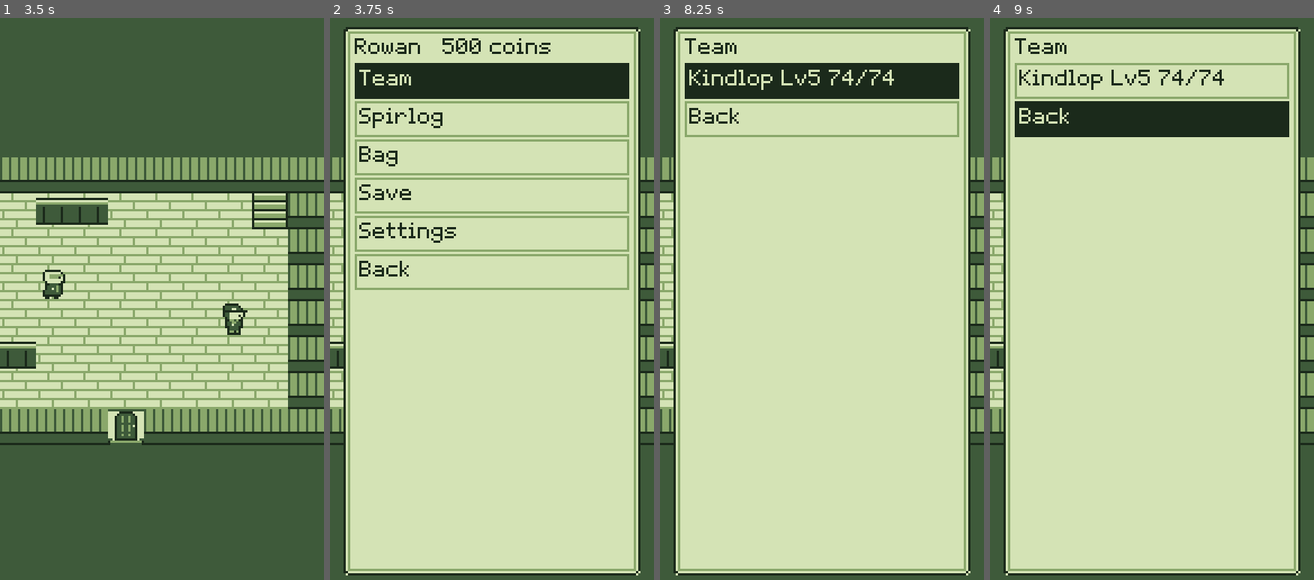
Above: before the commit, frames 1-4 (left to right).
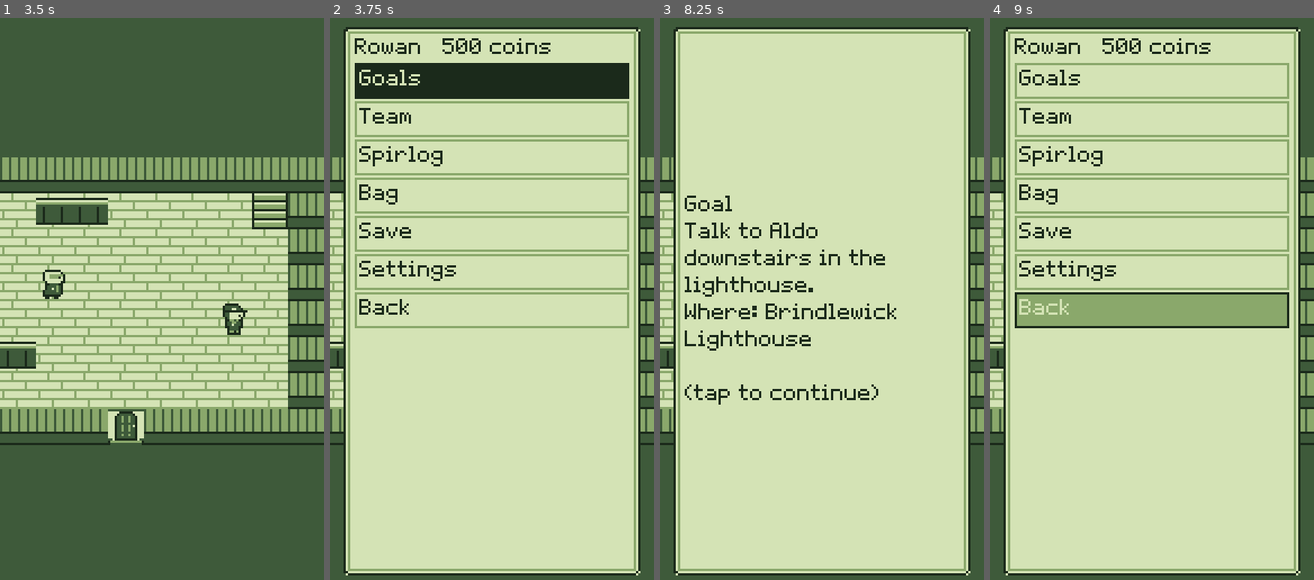
Above: after the commit, the same moments.

Repository: Erste-Hilfe-Hero/Remakeee
Game: Godot game, scene res://scenes/overworld/Overworld.tscn
Two runs of this game, one before a commit and one after it. Both use one fixed random seed, a clock stepped at 60 frames per second and the inputs below. This scene is started directly instead of the project's main scene.
Inputs (mouse positions are in pixels of both pictures, inside the frame that each line leads up to):
- Up to frame 1 (3.5 s): tap Enter (ui_accept) at 0.5, 0.77 s; move the mouse to (233, 270) at 0.52 s; hold Right (ui_right) 0.53-1.25 s; hold Shift 0.53-1.25 s; click (233, 270) at 0.67 s; drag from (97, 332) to (145, 417) at 1.27 s; move the mouse to (194, 175) at 2.02 s; hold Right (ui_right) 2.03-2.75 s; tap Ctrl at 2.1 s; click (194, 175) at 2.17 s; drag from (145, 417) to (64, 214) at 2.77 s
- Up to frame 2 (3.75 s): tap Enter (ui_accept) at 3.5 s; move the mouse to (589, 388) at 3.52 s; hold Left (ui_left) from 3.53 s (still down); tap M at 3.6 s; click (589, 388) at 3.67 s
- Up to frame 3 (8.25 s): tap Enter (ui_accept) at 3.77, 6.5 s; tap Escape (menu) at 4.15 s; release Left (ui_left) at 4.25 s; click "Team" at 4.25 s; click "Kindlop Lv5 74/74" at 5 s; click "Summary" at 5.75 s; drag from (724, 214) to (773, 158) at 6.52 s; click "Back" at 7.25 s; click (822, 79) at 8 s, where only the run after the commit has a clickable "Goals"
- Up to frame 4 (9 s): tap Enter (ui_accept) at 8.75 s; move the mouse to (1168, 299) at 8.77 s; hold Down (ui_down) from 8.78 s (still down); tap Alt at 8.85 s; click (1168, 299) at 8.92 s

Frame 1 is identical in both runs. In frame 2, 2.1% of the frame differs, in the area x 7-93%, y 9-56%; in frame 3, 8.8%; in frame 4, 15%, in the area x 7-93%, y 3-56%.

Commit message:
goals and element symbols: questlog, New goal prompts, shape icons per element
- data/quests.json + QuestLog: the current story goal and side goals, worked
  out from world flags only (no new save data). Old saves land on the right
  goal because a later finished goal also finishes the earlier ones.
- Pause menu gains Goals; dialogue and Tamer wins announce "New goal: ...".
- Kestra (Map House) sets met_kestra, Kestra at the dock sets kestra_dock_talk.
- ElementIcons: original 7x7 symbols for the 8 elements, shown next to names
  in the battle strips and in the corner of every move button (outlined so
  they read on focused buttons too). Elements no longer depend on colour.

Co-Authored-By: Claude Opus 5.5 <noreply@anthropic.com>
Claude-Session: https://claude.ai/code/session_01QqDVFmuS2A8sEjh6cV2uYK

Diff:
--- a/data/dialogue/brindlewick.json
+++ b/data/dialogue/brindlewick.json
@@ -21,6 +21,7 @@
    "Kestra: Two Rifts mended. The valley is calmer... and smaller.",
    "Kestra: There's a third one, up north past the crest. Bigger than both.",
    "Kestra: I still think something lives on the other side. When the ferry runs again, we find out together."
-  ]
+  ],
+  "flag": "kestra_dock_talk"
  }
 }
--- a/data/dialogue/map_house.json
+++ b/data/dialogue/map_house.json
@@ -11,7 +11,8 @@
    "lines": [
     "Kestra: Still mending Rifts? Fine. Just look closely at what comes through before you do."
    ]
-  }
+  },
+  "flag": "met_kestra"
  },
  "maps": [
   "Old maps of Veydal, crossed out and redrawn in three colours of ink."
--- /dev/null
+++ b/data/quests.json
@@ -0,0 +1,14 @@
+{
+  "_comment": "Main story goals in order. A goal is done when all its 'done' flags are set (or any later goal is done). 'where' names the place to go. Side goals show in the Goals list while their 'show' flag is set and their 'done' flag is not.",
+  "main": [
+    {"id": "wake", "text": "Talk to Aldo downstairs in the lighthouse.", "where": "Brindlewick Lighthouse", "done": ["aldo_gift"]},
+    {"id": "maps", "text": "Visit Kestra at the Map House in Brindlewick.", "where": "Brindlewick", "done": ["met_kestra"]},
+    {"id": "rifts", "text": "Mend both Rifts: the Cinder Rift past Thornridge and the Tidewater Rift under the Saltmarsh.", "where": "Thornridge / Saltmarsh", "done": ["rift_cinder_sealed", "rift_tide_sealed"]},
+    {"id": "dock", "text": "Kestra is waiting at the Brindlewick dock.", "where": "Brindlewick", "done": ["kestra_dock_talk"]},
+    {"id": "act1_end", "text": "The ferry to Corvane is closed for now. Train your team and fill your Spirlog.", "where": "", "done": []}
+  ],
+  "side": [
+    {"id": "spar", "text": "Kestra wants to test you on the Crowcrest path.", "show": "met_kestra", "done": "kestra_spar"},
+    {"id": "fern", "text": "Someone in Fernstair has something for you.", "show": "met_kestra", "done": "fern_gift"}
+  ]
+}
--- a/scripts/battle/presenter/CommandMenu.gd
+++ b/scripts/battle/presenter/CommandMenu.gd
@@ -12,6 +12,8 @@
 var _content: VBoxContainer
 
 var _move_buttons: Array[Button] = []
+## Element symbol in each move button's bottom-left corner (keeps the full width for the name).
+var _move_icons: Array[TextureRect] = []
 var _swap: Button
 var _item: Button
 var _bond: Button
@@ -38,6 +40,11 @@
 		b.pressed.connect(func() -> void: chosen.emit(BattleAction.Kind.MOVE, idx))
 		grid.add_child(b)
 		_move_buttons.append(b)
+		var icon := TextureRect.new()
+		icon.mouse_filter = Control.MOUSE_FILTER_IGNORE
+		icon.position = Vector2(2, MOVE_BUTTON_HEIGHT - ElementIcons.SIZE - 4)
+		b.add_child(icon)
+		_move_icons.append(icon)
 	var row := HBoxContainer.new()
 	row.add_theme_constant_override("separation", 2)
 	v.add_child(row)
@@ -84,10 +91,12 @@
 			var mv: MoveData = me.moves[i]
 			var mult: float = GameState.known_multiplier(mv.element, foe) if foe != null else -1.0
 			b.text = "%s\n%s" % [mv.move_name, move_line(mv, me.energy, mult)]
+			_move_icons[i].texture = ElementIcons.outlined(mv.element)
 			b.tooltip_text = "%s %s, power %d" % [Elements.element_name(mv.element), MoveData.Kind.keys()[mv.kind].capitalize(), mv.power]
 			b.disabled = not me.can_afford(mv)
 		else:
 			b.text = "-"
+			_move_icons[i].texture = null
 			b.disabled = true
 	var kinds: Array[int] = []
 	for a: BattleAction in model.legal_actions(BattleModel.Side.PLAYER):
@@ -99,6 +108,7 @@
 	# "Rest" stands in for the moves when none is affordable.
 	if not BattleAction.Kind.MOVE in kinds:
 		_move_buttons[0].text = "Rest (+%d)" % BattleModel.REST_ENERGY
+		_move_icons[0].texture = null
 		_move_buttons[0].disabled = false
 	for b: Button in _move_buttons + [_swap, _item, _bond, _run]:
 		if not b.disabled:
--- a/scripts/battle/presenter/InfoStrip.gd
+++ b/scripts/battle/presenter/InfoStrip.gd
@@ -22,12 +22,15 @@
 var max_hp: int = 1
 var energy: int = 0
 var spirling_name: String = ""
+## Element symbols drawn after the name (shape, not colour, tells them apart).
+var elements: Array[int] = []
 var level: int = 1
 var status: String = ""
 var speed_scale: float = 1.0
 
 func set_spirling(s: Spirling) -> void:
 	spirling_name = s.display_name()
+	elements = s.elements()
 	level = s.level
 	max_hp = s.max_hp()
 	display_hp = s.hp
@@ -66,6 +69,8 @@
 	var y_text: float = float(fs)
 	_draw_plate()
 	draw_string(font, Vector2(0, y_text), spirling_name, HORIZONTAL_ALIGNMENT_LEFT, w * 0.6, fs, UITheme.INK)
+	var name_w: float = minf(font.get_string_size(spirling_name, HORIZONTAL_ALIGNMENT_LEFT, -1, fs).x, w * 0.6)
+	ElementIcons.draw_row(self, elements, Vector2(name_w + 2.0, y_text - ElementIcons.SIZE), UITheme.INK)
 	var right: String = "Lv%d" % level
 	if not status.is_empty():
 		right = StatusRules.label(status).substr(0, 3).to_upper() + " " + right
--- /dev/null
+++ b/scripts/core/QuestLog.gd
@@ -0,0 +1,83 @@
+class_name QuestLog
+extends RefCounted
+## Story goals from data/quests.json, worked out from world flags (nothing extra is saved).
+## A main goal counts as done when all its "done" flags are set or any later goal is done,
+## so older saves that skipped a newer flag still land on the right goal.
+
+const PATH: String = "res://data/quests.json"
+
+static var _data: Dictionary = {}
+
+static func data() -> Dictionary:
+	if _data.is_empty():
+		var raw: Variant = JSON.parse_string(FileAccess.get_file_as_string(PATH)) if FileAccess.file_exists(PATH) else null
+		_data = raw if raw is Dictionary else {"main": [], "side": []}
+	return _data
+
+static func main_goals() -> Array:
+	return data().get("main", [])
+
+static func _own_done(goal: Dictionary, flags: Dictionary) -> bool:
+	var need: Array = goal.get("done", [])
+	if need.is_empty():
+		return false
+	for f: Variant in need:
+		if not bool(flags.get(str(f), false)):
+			return false
+	return true
+
+## Index of the current main goal (the last one once everything is done).
+static func current_index(flags: Dictionary) -> int:
+	var goals: Array = main_goals()
+	for i: int in range(goals.size() - 1, -1, -1):
+		if _own_done(goals[i], flags):
+			return mini(i + 1, goals.size() - 1)
+	return 0
+
+static func current(flags: Dictionary) -> Dictionary:
+	var goals: Array = main_goals()
+	return goals[current_index(flags)] if not goals.is_empty() else {}
+
+## The goal text with progress, e.g. "... (1/2)" for goals with several flags.
+static func goal_text(goal: Dictionary, flags: Dictionary) -> String:
+	var text: String = str(goal.get("text", ""))
+	var need: Array = goal.get("done", [])
+	if need.size() > 1:
+		var have: int = 0
+		for f: Variant in need:
+			have += 1 if bool(flags.get(str(f), false)) else 0
+		text += " (%d/%d)" % [have, need.size()]
+	return text
+
+static func open_side_goals(flags: Dictionary) -> Array[Dictionary]:
+	var out: Array[Dictionary] = []
+	for g: Variant in data().get("side", []):
+		var d: Dictionary = g
+		if bool(flags.get(str(d.get("show", "")), false)) and not bool(flags.get(str(d.get("done", "")), false)):
+			out.append(d)
+	return out
+
+## Every flag the quest file depends on (the data test checks each one can be set in game).
+static func all_flags() -> Array[String]:
+	var out: Array[String] = []
+	for g: Variant in main_goals():
+		for f: Variant in (g as Dictionary).get("done", []):
+			out.append(str(f))
+	for g: Variant in data().get("side", []):
+		out.append(str((g as Dictionary).get("show", "")))
+		out.append(str((g as Dictionary).get("done", "")))
+	return out
+
+## Text for the Goals screen.
+static func summary(flags: Dictionary) -> String:
+	var g: Dictionary = current(flags)
+	var lines: PackedStringArray = ["Goal", goal_text(g, flags)]
+	if not str(g.get("where", "")).is_empty():
+		lines.append("Where: %s" % g.where)
+	var side: Array[Dictionary] = open_side_goals(flags)
+	if not side.is_empty():
+		lines.append("")
+		lines.append("Also")
+		for s: Dictionary in side:
+			lines.append("- " + str(s.get("text", "")))
+	return "\n".join(lines)
--- a/scripts/overworld/Overworld.gd
+++ b/scripts/overworld/Overworld.gd
@@ -214,6 +214,7 @@
 
 ## Shows a dialogue entry, then runs its action and flag. Freezes the player meanwhile.
 func run_dialogue(ref: String, speaker: NPC = null) -> void:
+	var goal_before: int = QuestLog.current_index(GameState.flags)
 	busy = true
 	player.frozen = true
 	VirtualPad.set_wanted(false)
@@ -227,9 +228,16 @@
 		await _run_action(str(entry.action), speaker)
 	if entry.has("flag"):
 		GameState.set_flag(str(entry.flag))
+	await announce_goal_if_changed(goal_before)
 	VirtualPad.set_wanted(true)
 	player.frozen = false
 	busy = false
+
+## Shows "New goal: ..." when the story goal moved on since [param before].
+func announce_goal_if_changed(before: int) -> void:
+	if QuestLog.current_index(GameState.flags) == before:
+		return
+	await say(["New goal: " + QuestLog.goal_text(QuestLog.current(GameState.flags), GameState.flags)] as Array[String])
 
 func say(lines: Array[String]) -> void:
 	_text.visible = true
@@ -382,6 +390,7 @@
 
 ## Win aftermath: beaten flag, defeat lines, Rift seal for Wardens, win flags, autosave.
 func after_tamer_win(n: NPC) -> void:
+	var goal_before: int = QuestLog.current_index(GameState.flags)
 	var def: Dictionary = n.definition
 	busy = true
 	player.frozen = true
@@ -401,6 +410,7 @@
 	if bool(def.get("leaves", false)):
 		_npcs.erase(n)
 		n.queue_free()
+	await announce_goal_if_changed(goal_before)
 	SaveManager.save_game()
 	VirtualPad.set_wanted(true)
 	player.frozen = false
--- /dev/null
+++ b/scripts/ui/ElementIcons.gd
@@ -0,0 +1,57 @@
+class_name ElementIcons
+extends RefCounted
+## Original 7x7 pixel symbols for the 8 elements, so an element never depends on colour alone
+## (Era I shows only four greens, and some players can't tell colours apart).
+
+const SIZE: int = 7
+const GLYPHS: Dictionary[int, Array] = {
+	Elements.E.EMBER: ["...#...", "..##...", "..###..", ".##.##.", ".#...#.", ".##.##.", "..###.."],  # flame
+	Elements.E.TIDE:  [".......", ".##....", "#..#..#", "....##.", ".##....", "#..#..#", "....##."],  # two waves
+	Elements.E.BLOOM: ["....###", "..##..#", ".#...#.", ".#..#..", ".#.#...", "..#....", ".#....."],  # leaf
+	Elements.E.VOLT:  ["...##..", "..##...", ".##....", ".####..", "...##..", "..##...", ".#....."],  # bolt
+	Elements.E.STONE: [".......", "..###..", ".#...#.", "#..#..#", "#.#...#", ".#...#.", "..###.."],  # pebble
+	Elements.E.GALE:  [".......", "#####..", ".....#.", "####.#.", "....#..", "######.", "......#"],  # gusts
+	Elements.E.LUMEN: ["...#...", ".#.#.#.", "..###..", "###.###", "..###..", ".#.#.#.", "...#..."],  # star
+	Elements.E.UMBRA: ["..###..", ".##....", "##.....", "##.....", "##.....", ".##....", "..###.."],  # crescent
+}
+
+static var _cache: Dictionary[String, ImageTexture] = {}
+
+static func texture(element: int, color: Color = UITheme.INK) -> ImageTexture:
+	var key: String = "%d:%s" % [element, color.to_html()]
+	if not _cache.has(key):
+		var img := Image.create(SIZE, SIZE, false, Image.FORMAT_RGBA8)
+		_paint(img, element, color, Vector2i.ZERO)
+		_cache[key] = ImageTexture.create_from_image(img)
+	return _cache[key]
+
+## 9x9 version with a 1 px paper outline, readable on light and dark (focused) buttons.
+static func outlined(element: int, color: Color = UITheme.INK, outline: Color = UITheme.BG) -> ImageTexture:
+	var key: String = "o%d:%s:%s" % [element, color.to_html(), outline.to_html()]
+	if not _cache.has(key):
+		var img := Image.create(SIZE + 2, SIZE + 2, false, Image.FORMAT_RGBA8)
+		var rows: Array = GLYPHS.get(element, [])
+		for y: int in rows.size():
+			for x: int in mini(String(rows[y]).length(), SIZE):
+				if String(rows[y])[x] == "#":
+					for d: Vector2i in [Vector2i(0, 0), Vector2i(1, 0), Vector2i(2, 0), Vector2i(0, 1), Vector2i(2, 1), Vector2i(0, 2), Vector2i(1, 2), Vector2i(2, 2)]:
+						img.set_pixelv(Vector2i(x, y) + d, outline)
+		_paint(img, element, color, Vector2i.ONE)
+		_cache[key] = ImageTexture.create_from_image(img)
+	return _cache[key]
+
+static func _paint(img: Image, element: int, color: Color, offset: Vector2i) -> void:
+	var rows: Array = GLYPHS.get(element, [])
+	for y: int in rows.size():
+		var row: String = rows[y]
+		for x: int in mini(row.length(), SIZE):
+			if row[x] == "#":
+				img.set_pixel(x + offset.x, y + offset.y, color)
+
+## Draws the icons for [param elements] left to right on [param canvas]; returns the width used.
+static func draw_row(canvas: CanvasItem, elements: Array[int], at: Vector2, color: Color = UITheme.INK) -> float:
+	var x: float = at.x
+	for e: int in elements:
+		canvas.draw_texture(texture(e, color), Vector2(x, at.y))
+		x += SIZE + 1
+	return x - at.x
--- a/scripts/ui/PauseMenu.gd
+++ b/scripts/ui/PauseMenu.gd
@@ -1,6 +1,6 @@
 class_name PauseMenu
 extends MenuHost
-## In-game menu: Team, Spirlog, Bag, Save, Settings, and Storage once the box is unlocked.
+## In-game menu: Goals, Team, Spirlog, Bag, Save, Settings, and Storage once the box is unlocked.
 
 const STORAGE_FLAG: String = "pc_unlocked"
 
@@ -9,13 +9,14 @@
 
 func run() -> void:
 	while true:
-		var labels: Array[String] = ["Team", "Spirlog", "Bag", "Save", "Settings"]
+		var labels: Array[String] = ["Goals", "Team", "Spirlog", "Bag", "Save", "Settings"]
 		if GameState.has_flag(STORAGE_FLAG):
-			labels.insert(3, "Storage")
+			labels.insert(4, "Storage")
 		var idx: int = await pick_strings("%s   %d coins" % [GameState.tamer_name, GameState.money], labels)
 		if idx < 0:
 			return
 		match labels[idx]:
+			"Goals": await info(QuestLog.summary(GameState.flags))
 			"Team": await run_team()
 			"Spirlog": await run_spirlog()
 			"Bag": await run_bag()
--- /dev/null
+++ b/tests/unit/test_quests.gd
@@ -0,0 +1,50 @@
+extends GutTest
+## Questlog: goal order, old-save tolerance, and every quest flag can really be set in game.
+
+func test_goals_advance_in_order() -> void:
+	var flags: Dictionary = {}
+	assert_eq(QuestLog.current(flags).id, "wake")
+	flags["aldo_gift"] = true
+	assert_eq(QuestLog.current(flags).id, "maps")
+	flags["met_kestra"] = true
+	assert_eq(QuestLog.current(flags).id, "rifts")
+	flags["rift_tide_sealed"] = true
+	assert_eq(QuestLog.current(flags).id, "rifts")
+	assert_string_contains(QuestLog.goal_text(QuestLog.current(flags), flags), "(1/2)")
+	flags["rift_cinder_sealed"] = true
+	assert_eq(QuestLog.current(flags).id, "dock")
+	flags["kestra_dock_talk"] = true
+	assert_eq(QuestLog.current(flags).id, "act1_end")
+
+func test_old_save_without_new_flag_lands_on_later_goal() -> void:
+	# Saves from before "met_kestra" existed: both Rifts mended, never set met_kestra.
+	var flags: Dictionary = {"aldo_gift": true, "rift_tide_sealed": true, "rift_cinder_sealed": true}
+	assert_eq(QuestLog.current(flags).id, "dock")
+
+func test_side_goals_show_and_hide() -> void:
+	var flags: Dictionary = {"met_kestra": true}
+	var ids: Array = QuestLog.open_side_goals(flags).map(func(g: Dictionary) -> String: return g.id)
+	assert_true("spar" in ids)
+	flags["kestra_spar"] = true
+	ids = QuestLog.open_side_goals(flags).map(func(g: Dictionary) -> String: return g.id)
+	assert_false("spar" in ids)
+	assert_string_contains(QuestLog.summary(flags), "Goal")
+
+func test_every_quest_flag_is_set_somewhere() -> void:
+	var settable: Dictionary = {}
+	for f: String in DirAccess.get_files_at("res://data/dialogue"):
+		var d: Variant = JSON.parse_string(FileAccess.get_file_as_string("res://data/dialogue/" + f))
+		for k: Variant in d:
+			if d[k] is Dictionary and d[k].has("flag"):
+				settable[str(d[k].flag)] = true
+	for f: String in DirAccess.get_files_at("res://data/maps"):
+		var m: Variant = JSON.parse_string(FileAccess.get_file_as_string("res://data/maps/" + f))
+		for n: Variant in m.get("npcs", []):
+			if n.has("beaten_flag"):
+				settable[str(n.beaten_flag)] = true
+			if n.has("warden"):
+				settable["rift_%s_sealed" % n.warden] = true
+			for wf: Variant in n.get("win_flags", []):
+				settable[str(wf)] = true
+	for f: String in QuestLog.all_flags():
+		assert_true(settable.has(f), "quest flag '%s' is never set by dialogue or maps" % f)
Not shown, added: scripts/core/QuestLog.gd.uid
Not shown, added: scripts/ui/ElementIcons.gd.uid
Not shown, added: tests/unit/test_quests.gd.uid
